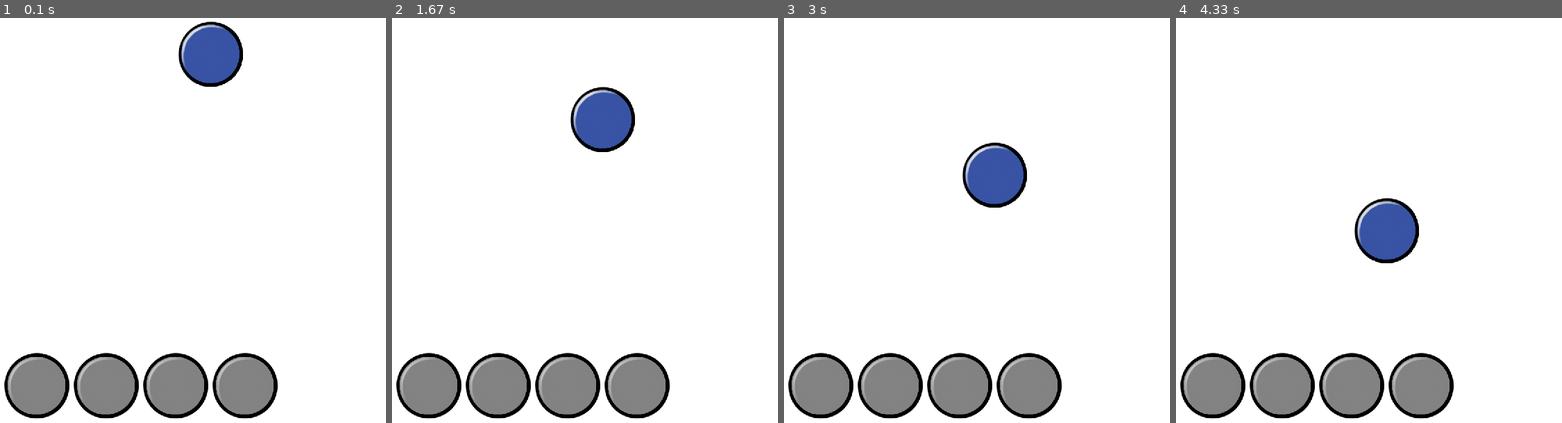
Above: before the commit, frames 1-4 (left to right).
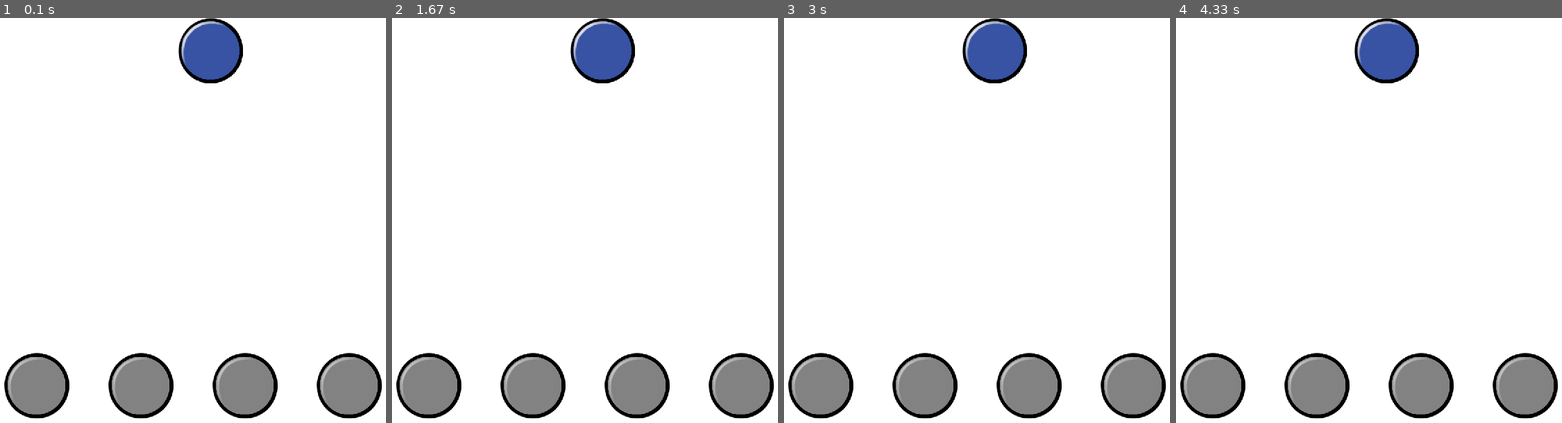
Above: after the commit, the same moments.

Repository: foxwithahdie/pygameRhythmGame
Game: pygame game, started from main.py
The game is run twice, just before and just after one commit, with the same random seed, the same clock (stepped at 60 frames per second) and the same inputs.
Inputs:
- Up to frame 1 (0.1 s): no input
- Up to frame 2 (1.67 s): tap D at 0.33 s
- Up to frame 3 (3 s): no input
- Up to frame 4 (4.33 s): no input

The runs differ from the first frame. In frame 1, 6.9% of the frame differs, in the area x 19-99%, y 0-99%; in frame 2, 10%; in frame 3, 10%; in frame 4, 10%.

Commit message:
still working on lane offset, constants / settings rework

Diff:
--- a/constants.py
+++ b/constants.py
@@ -14,3 +14,5 @@
 SCROLL_SPEED = 50
 
 KEY_Y_POS = 480
+
+KEY_SPACING = 1
--- a/game_context.py
+++ b/game_context.py
@@ -7,3 +7,4 @@
     """
 
     notes_group: pygame.sprite.Group = pygame.sprite.Group()
+    settings: pygame.sprite.Group = pygame.sprite.Group()
--- a/helpers.py
+++ b/helpers.py
@@ -1,4 +1,8 @@
 import pygame
+import os
+import constants
+import settings
+from key_sprite import KeySprite
 
 
 def scale_size(size: tuple[int, int], scale: float) -> tuple[int, int]:
@@ -12,7 +16,7 @@
     return int(size[0] * scale), int(size[1] * scale)
 
 
-def rect_distance(rect1: pygame.rect.Rect, rect2: pygame.rect.Rect):
+def rect_distance(rect1: pygame.Rect, rect2: pygame.Rect) -> float:
     """
     Calculates the distance between two rectangles.
     :param rect1:
@@ -22,10 +26,14 @@
 
     return ((rect2.centerx - rect1.centerx) ** 2 + (rect2.centery - rect1.centery) ** 2) ** 0.5
 
-def key_spacing(common_multiplier):
-    """
-    Spaces the notes out from eachother so the player can have key spacing.
-    :param common_multiplier
-    """
+def key_padding() -> int:
+    screen_width: int = constants.SCREEN_WIDTH
+    image = pygame.image.load(os.path.join(constants.ASSET_DIRECTORY, "grey_circle.png")).convert_alpha()
+    key_rect_left: int = 137 - image.get_size()[0]//2
+    key_rect_right: int = (137 * 4) + image.get_size()[0]//2
+    key_rect_width: int = key_rect_right - key_rect_left
 
-    return ...
+    return (screen_width - key_rect_width) // 2
+
+def main_space_x_range() -> tuple[int, int]:
+    return key_padding(), constants.SCREEN_WIDTH - key_padding()
--- a/key_sprite.py
+++ b/key_sprite.py
@@ -48,25 +48,28 @@
     def __init__(self, key_type: KeySpriteType, x_pos: int, key: str, *groups, screen_hint: Union[pygame.Surface, None] = None):
         super().__init__(*groups)
         self.key_type = key_type
-        self.x = x_pos
-        self.image = pygame.image.load(key_type.grey_circle_image).convert_alpha(screen_hint)
+        self.x_pos = x_pos
+        if screen_hint is not None:
+            self.image = pygame.image.load(key_type.grey_circle_image).convert_alpha(screen_hint)
+        else:
+            self.image = pygame.image.load(key_type.grey_circle_image).convert_alpha()
         self.image = pygame.transform.scale(self.image, helpers.scale_size(self.image.get_size(), 2 / 3))
 
         self.rect = self.image.get_rect()
-        self.rect.x = self.x - self.rect.width / 2
+        self.rect.x = self.x_pos - self.rect.width // 2
         self.rect.y = constants.KEY_Y_POS
         self.key = pygame.key.key_code(key)
         self.keydown = False
-    def press_button(self, event: pygame.event.get(), screen_hint: Union[pygame.Surface, None] = None):
+    def press_button(self, event):
         if event.type == pygame.KEYDOWN:
             if event.key == self.key:
                 self.keydown = True
-                self.rect.x = self.x - self.rect.width / 2
+                self.rect.x = self.x_pos - self.rect.width // 2
                 self.rect.y = constants.KEY_Y_POS
         if event.type == pygame.KEYUP:
             self.keydown = False
 
-            self.rect.x = self.x - self.rect.width / 2
+            self.rect.x = self.x_pos - self.rect.width // 2
             self.rect.y = constants.KEY_Y_POS
     def draw(self, key_type: KeySpriteType, surface: pygame.Surface):
         if self.keydown:
--- a/main.py
+++ b/main.py
@@ -1,5 +1,6 @@
 import pygame
 import constants
+import helpers
 from game_context import GameContext
 from key_sprite import KeySprite, KeySpriteType
 from note_sprite import NoteSprite, NoteSpriteType
@@ -16,16 +17,18 @@
 
     context = GameContext()
 
-    NoteSprite(NoteSpriteType.BLUE, constants.SCREEN_WIDTH / 2, context.notes_group, surface_hint=screen)
+    NoteSprite(NoteSpriteType.BLUE, constants.SCREEN_WIDTH // 2, context.notes_group, surface_hint=screen)
     global player_keys
     player_keys = []
 
-    key_1: object = KeySprite(KeySpriteType.YELLOW, 150,"d", context.notes_group, screen_hint=screen)
-    key_2: object = KeySprite(KeySpriteType.RED, 250,"f", context.notes_group, screen_hint=screen)
-    key_3: object = KeySprite(KeySpriteType.PURPLE, 350,"j", context.notes_group, screen_hint=screen)
-    key_4: object = KeySprite(KeySpriteType.BLUE, 450,"k", context.notes_group, screen_hint=screen)
+    key_1: KeySprite = KeySprite(KeySpriteType.YELLOW, 150, "d", context.notes_group, screen_hint=screen)
+    key_2: KeySprite = KeySprite(KeySpriteType.RED, 150 * 2, "f", context.notes_group, screen_hint=screen)
+    key_3: KeySprite = KeySprite(KeySpriteType.PURPLE, 150 * 3, "j", context.notes_group, screen_hint=screen)
+    key_4: KeySprite = KeySprite(KeySpriteType.BLUE, 150 * 4, "k", context.notes_group, screen_hint=screen)
 
     player_keys.append(key_1); player_keys.append(key_2); player_keys.append(key_3); player_keys.append(key_4)
+
+    print((helpers.main_space_x_range()[1] - helpers.main_space_x_range()[0]) // 4)
 
 
     while running:
@@ -43,17 +46,17 @@
     """
 
     for event in pygame.event.get():
-
         if event.type == pygame.QUIT:
             return False
         for key in player_keys:
-            key.press_button(event, screen_hint = screen)
+            key.press_button(event)
     context.notes_group.update(delta_time)
 
     screen.fill(constants.BACKGROUND_COLOR)
     for key in player_keys:
         key.draw(key.key_type, screen)
     context.notes_group.draw(screen)
+    # context.keys_group.draw(screen)
     return True
 
 
--- a/note_sprite.py
+++ b/note_sprite.py
@@ -4,7 +4,6 @@
 
 import pygame
 from pygame.sprite import Sprite
-import os
 
 import constants
 import helpers
@@ -49,12 +48,14 @@
 
     def __init__(self, note_type: NoteSpriteType, x_pos: int, *groups, surface_hint: Union[pygame.Surface, None] = None):
         super().__init__(*groups)
-
-        self.image = pygame.image.load(note_type.circle_image).convert_alpha(surface_hint)
+        if surface_hint is not None:
+            self.image = pygame.image.load(note_type.circle_image).convert_alpha(surface_hint)
+        else:
+            self.image = pygame.image.load(note_type.circle_image).convert_alpha()
         self.image = pygame.transform.scale(self.image, helpers.scale_size(self.image.get_size(), 2/3))
 
         self.rect = self.image.get_rect()
-        self.rect.x = x_pos - self.rect.width / 2
+        self.rect.x = x_pos - self.rect.width // 2
 
     def update(self, delta_time: float) -> None:
-        self.rect.y += constants.SCROLL_SPEED * delta_time
+        self.rect.y += int(constants.SCROLL_SPEED * delta_time)
--- /dev/null
+++ b/settings.py
@@ -0,0 +1 @@
+lane_offset = 1
--- /dev/null
+++ b/sliders.py
@@ -0,0 +1,18 @@
+import os
+import pygame
+from typing import Union, Any
+from pygame.sprite import Sprite
+import helpers
+
+class Slider(Sprite):
+    def __init__(self, x_pos: int, y_pos: int, value: Any, scale: int, step: int, *groups, screen_hint: Union[pygame.Surface, None] = None):
+        self.x_pos = x_pos
+        self.y_pos = y_pos
+        self.changing_value = value
+        self.scale = scale
+        self.step = step
+    def increment(self, event):
+        if event.type == pygame.MOUSEBUTTONDOWN:
+            ...
+    def draw(self, surface: pygame.Surface):
+        ...
